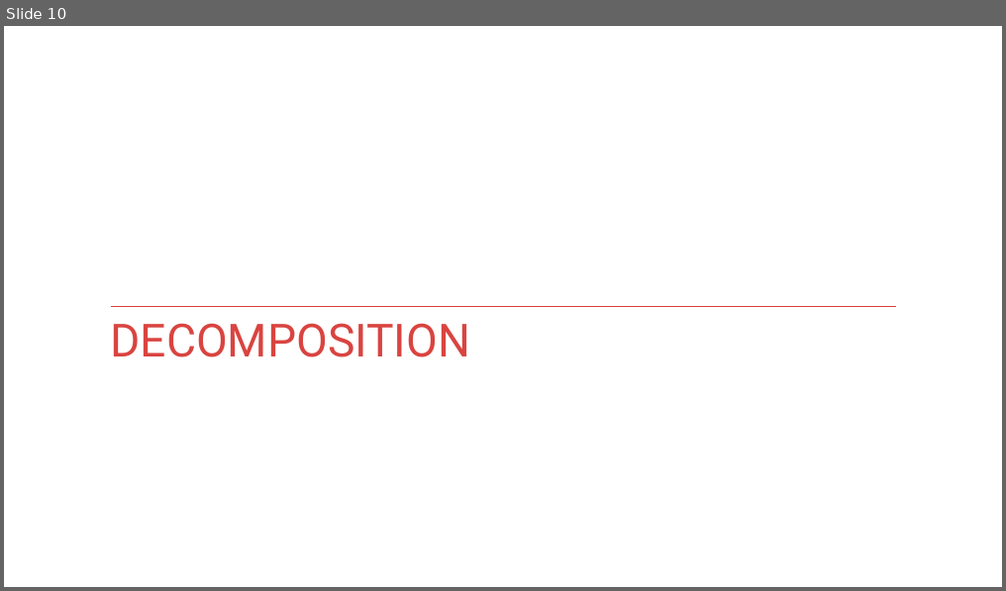
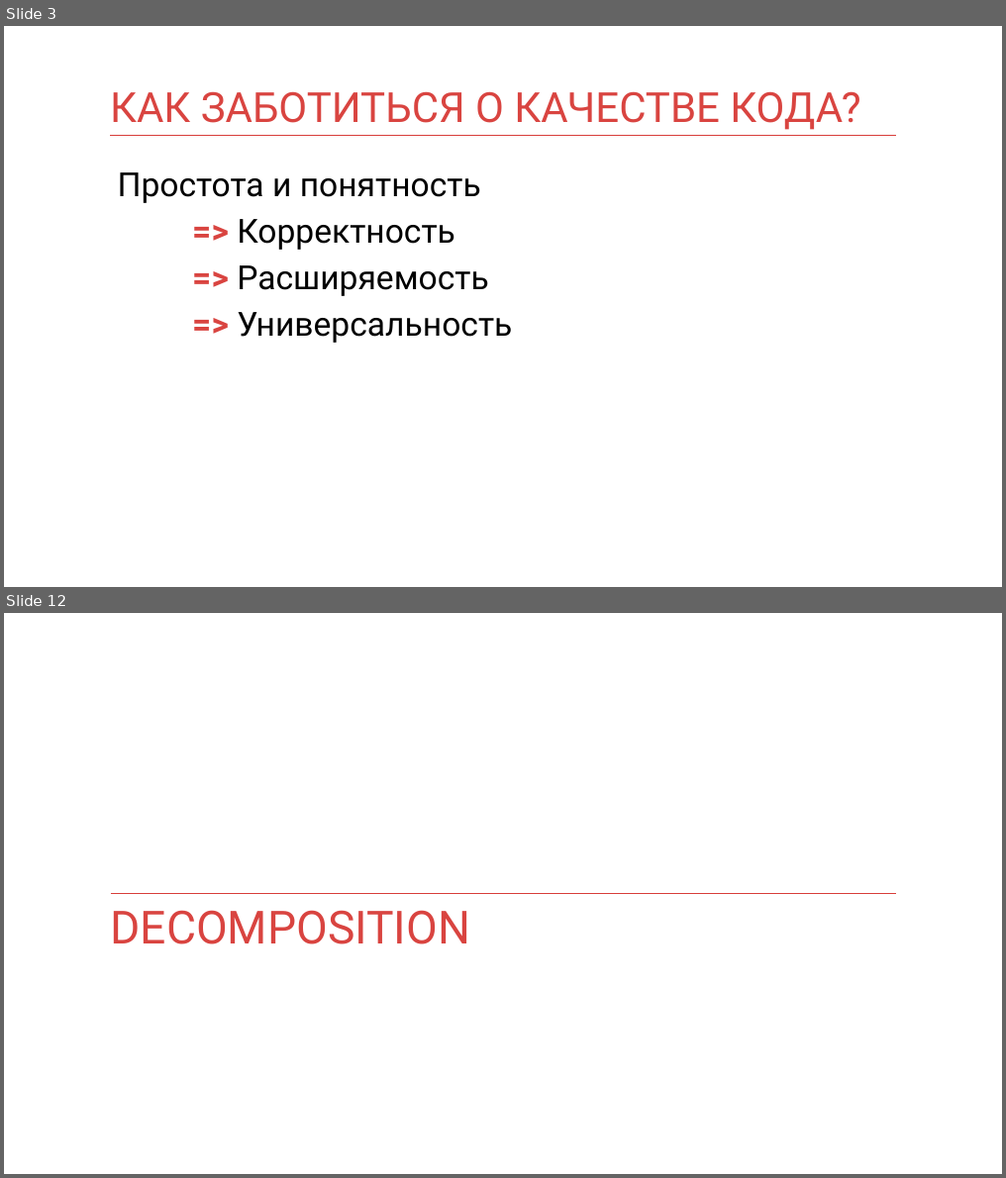
Before and after one commit to kontur-courses/clean-code, a slide deck: clean-code.pptx. Shown one above the other, each under a label of ours: slide 10 before the commit, slides 3 and 12 after it; the slides between them are not shown. The pictures are 1006x591 and 1006x1178 pixels, drawn with LibreOffice and Linux fonts; fonts in the diff are those of the drawing. Boxes give left, top, right and bottom in pixels: in the first picture for what was removed or moved away, otherwise in the second. Text is boxed around its words. In the diff, an @@ line names an element or a change of style, - is before the commit and + after.

```diff
--- a/clean-code.pptx
+++ b/clean-code.pptx
@@ slide 3 added at box(4, 26, 1002, 587), background #FFFFFF @@
@@ title added at box(110, 91, 860, 130), 40 pt, text #D94440 @@
+КАК ЗАБОТИТЬСЯ О КАЧЕСТВЕ КОДА?
@@ line added from (110, 136) to (896, 136), #D83F3B 1 pt @@
@@ text added at box(118, 173, 512, 343), 32 pt, text #000000 @@
+Простота и понятность
+=> Корректность
+=> Расширяемость
+=> Универсальность
@@ what was slide 10 is now slide 12 @@
```
Also in this commit, not shown: 5 slides changed, 3 other slides added, 1 slide removed, 1 other file.
